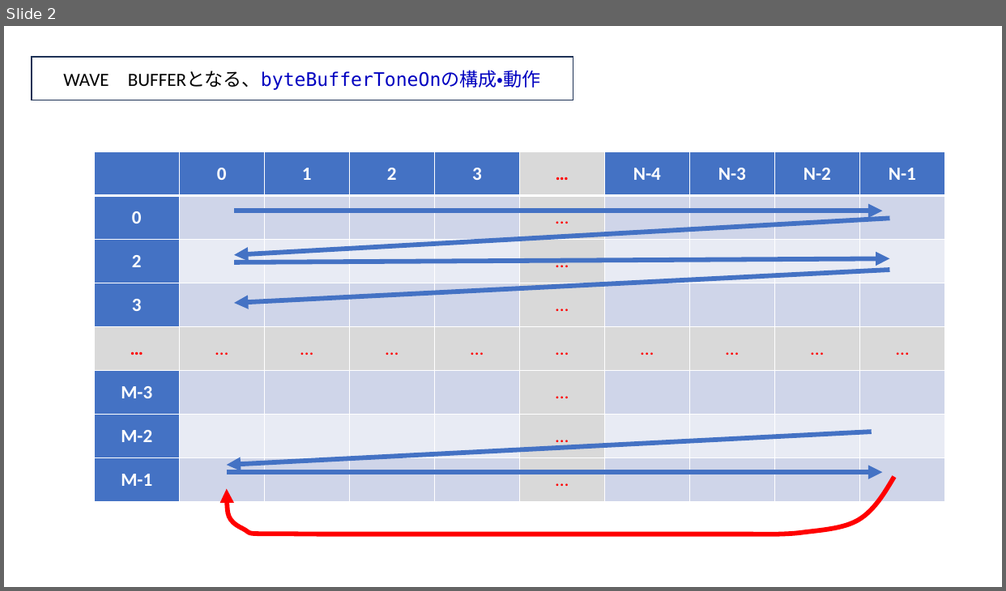
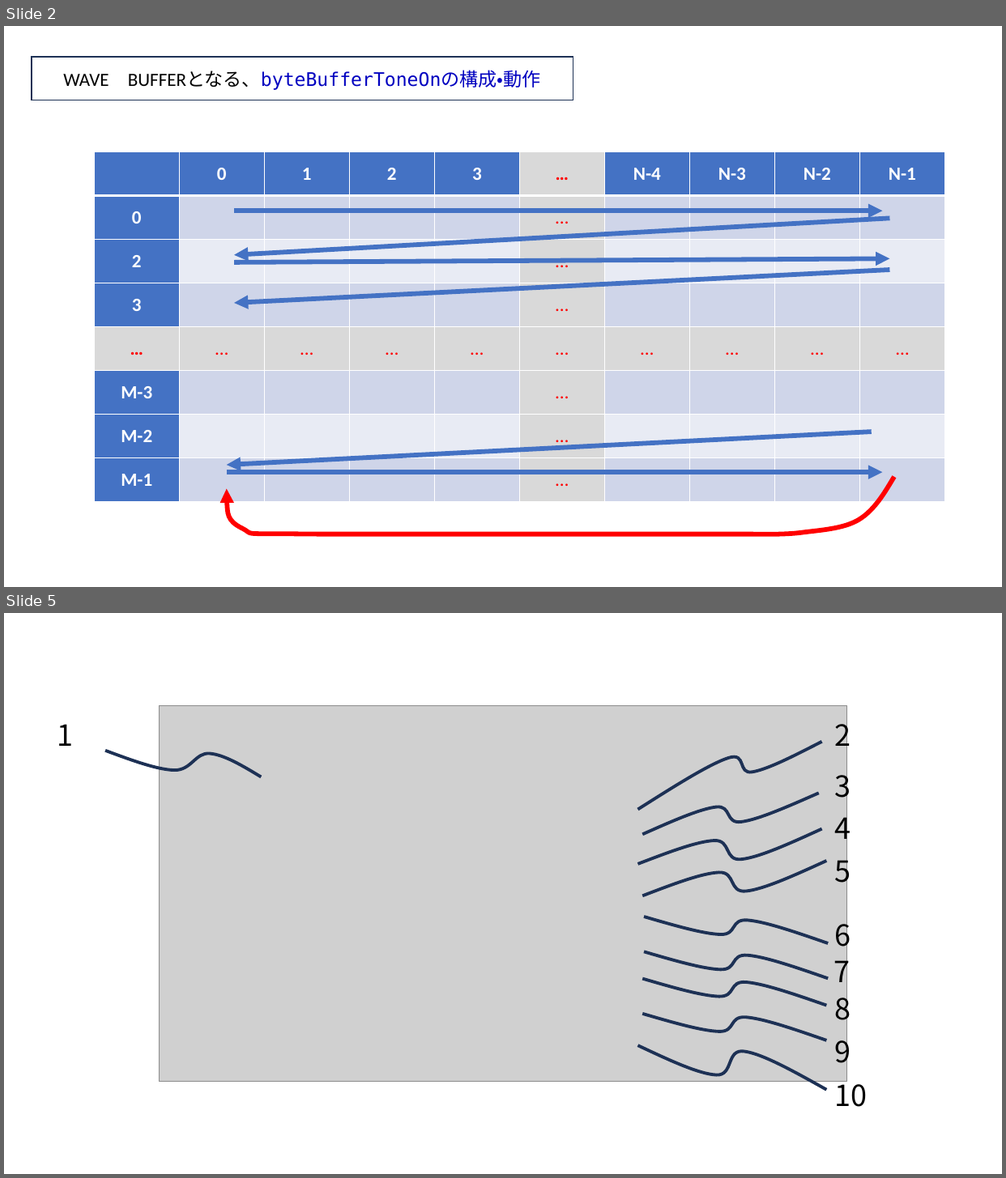
Before and after one commit to chacha-oyaji/f2a, a slide deck: 設計用資料/Structure.pptx. Shown one above the other, each under a label of ours: slide 2 before the commit, slides 2 and 5 after it; the slides between them are not shown. The pictures are 1006x591 and 1006x1178 pixels, drawn with LibreOffice and Linux fonts; fonts in the diff are those of the drawing; grey boxes stand for pictures. Boxes give left, top, right and bottom in pixels: in the first picture for what was removed or moved away, otherwise in the second. Text is boxed around its words. In the diff, an @@ line names an element or a change of style, - is before the commit and + after.

```diff
--- a/設計用資料/Structure.pptx
+++ b/設計用資料/Structure.pptx
@@ slide 5 added at <box>4,613,1002,1174</box>, background #FFFFFF @@
@@ picture added at <box>160,706,847,1082</box> @@
@@ text added at <box>57,724,74,746</box>, 28 pt, text #000000 @@
+1
@@ text added at <box>834,716,850,753</box>, 28 pt, text #000000 @@
+2
@@ freeform shape added at <box>105,751,261,777</box>, outline #1E3256 3 pt @@
@@ freeform shape added at <box>638,742,822,810</box>, outline #1E3256 3 pt @@
@@ text added at <box>834,768,850,805</box>, 28 pt, text #000000 @@
+3
@@ freeform shape added at <box>642,794,819,835</box>, outline #1E3256 3 pt @@
@@ freeform shape added at <box>638,829,822,865</box>, outline #1E3256 3 pt @@
@@ text added at <box>834,809,850,846</box>, 28 pt, text #000000 @@
+4
@@ text added at <box>834,853,850,890</box>, 28 pt, text #000000 @@
+5
@@ freeform shape added at <box>642,861,827,896</box>, outline #1E3256 3 pt @@
@@ freeform shape added at <box>644,917,829,944</box>, outline #1E3256 3 pt @@
@@ text added at <box>834,917,850,954</box>, 28 pt, text #000000 @@
+6
@@ freeform shape added at <box>644,952,829,979</box>, outline #1E3256 3 pt @@
@@ text added at <box>834,953,850,990</box>, 28 pt, text #000000 @@
+7
@@ freeform shape added at <box>642,979,827,1006</box>, outline #1E3256 3 pt @@
@@ text added at <box>834,990,850,1028</box>, 28 pt, text #000000 @@
+8
@@ freeform shape added at <box>642,1014,827,1041</box>, outline #1E3256 3 pt @@
@@ freeform shape added at <box>638,1046,827,1090</box>, outline #1E3256 3 pt @@
@@ text added at <box>834,1033,850,1070</box>, 28 pt, text #000000 @@
+9
@@ text added at <box>834,1077,867,1107</box>, 28 pt, text #000000 @@
+10
```
Also in this commit, not shown: 4 other slides added, 7 other files.
